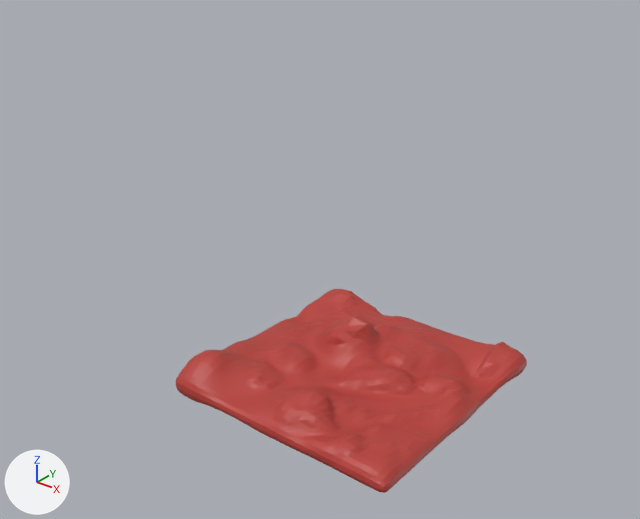
A saved change to the Blender file concepts/marssurfacebetter.blend.
Rendered twice from a 50 mm lens placed at (72.0, -98.9, 79.1), pointed at (-23.0, 19.9, 5.4). Lighting does not change. The marker at lower left points along +X, +Y and +Z.
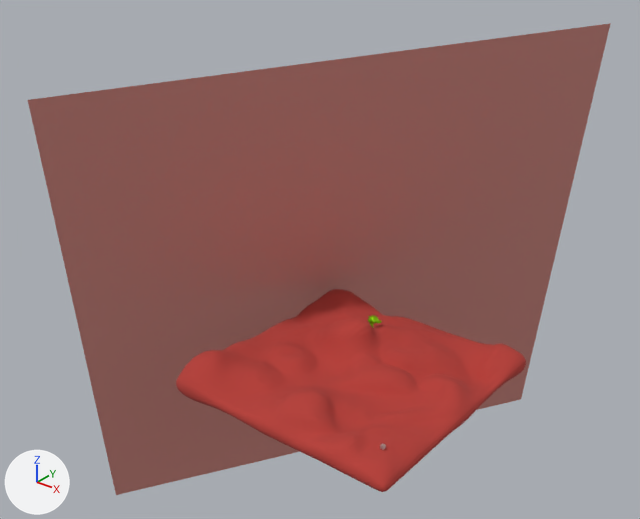
Changed parts and their boxes [x1, y1, x2, y2] in the pictures (640 x 519 px):
```json
{"object": "Plane.001", "change": "added", "after": [28, 23, 611, 495]}
{"object": "Plane", "change": "surface changed", "before": [176, 289, 527, 493], "after": [176, 289, 527, 493]}
{"object": "Suzanne", "change": "added", "after": [368, 315, 382, 328]}
```

The change, as JSON lines over the scene's bpy script:
```json
{"op": "set", "path": "mat_material_001.roughness", "old": "0.5", "new": "1.0"}
{"op": "add", "block": "mat_material_004", "code": ["mat_material_004 = principled_material('Material.004')", "mat_material_004.base_color = (0.65, 0.261, 0.229)  # pink #d38c84"]}
{"op": "add", "block": "mat_material_003", "code": ["mat_material_003 = principled_material('Material.003')", "mat_material_003.base_color = (0.342, 0.8, 0.0144)  # green #9ee720", "mat_material_003.metallic = 1.0", "mat_material_003.specular_ior_level = 1.0"]}
{"op": "add", "block": "me_plane_001", "code": ["me_plane_001 = bpy.data.meshes.new('Plane.001')", "me_plane_001.from_pydata([(-1.0, -1.0, 0.0), (1.0, -1.0, 0.0), (-1.0, 1.0, 0.0), (1.0, 1.0, 0.0)], [], [(0, 1, 3, 2)])", "me_plane_001.materials.append(mat_material_004)  # pink #d38c84"]}
{"op": "add", "block": "me_suzanne", "code": ["me_suzanne = bpy.data.meshes.new('Suzanne')", "me_suzanne.from_pydata(...)  # 507 vertices, 500 faces; spans x -1.37..1.37, y -0.85..0.85, z -0.98..0.98", "me_suzanne.materials.append(mat_material_003)  # green #9ee720"]}
{"op": "add", "block": "ob_plane_001", "code": ["ob_plane_001 = bpy.data.objects.new('Plane.001', me_plane_001)", "ob_plane_001.location = (-20.4, 21.2, 0.0)", "ob_plane_001.rotation_euler = (0.242, -1.325, -0.84)  # degrees (14, -76, -48)", "ob_plane_001.scale = (48.0, 48.0, 48.0)"]}
{"op": "add", "block": "ob_suzanne", "code": ["ob_suzanne = bpy.data.objects.new('Suzanne', me_suzanne)", "ob_suzanne.location = (-3.0, 9.4, 3.8)"]}
```
